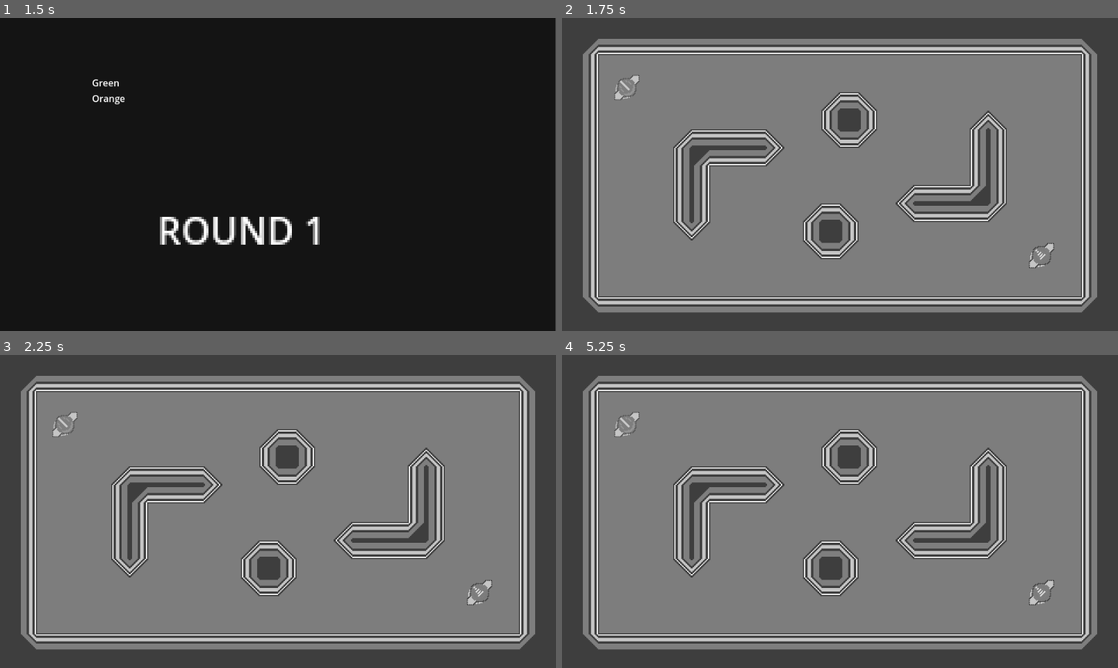
Above: before the commit, frames 1-4 (two rows, left to right).
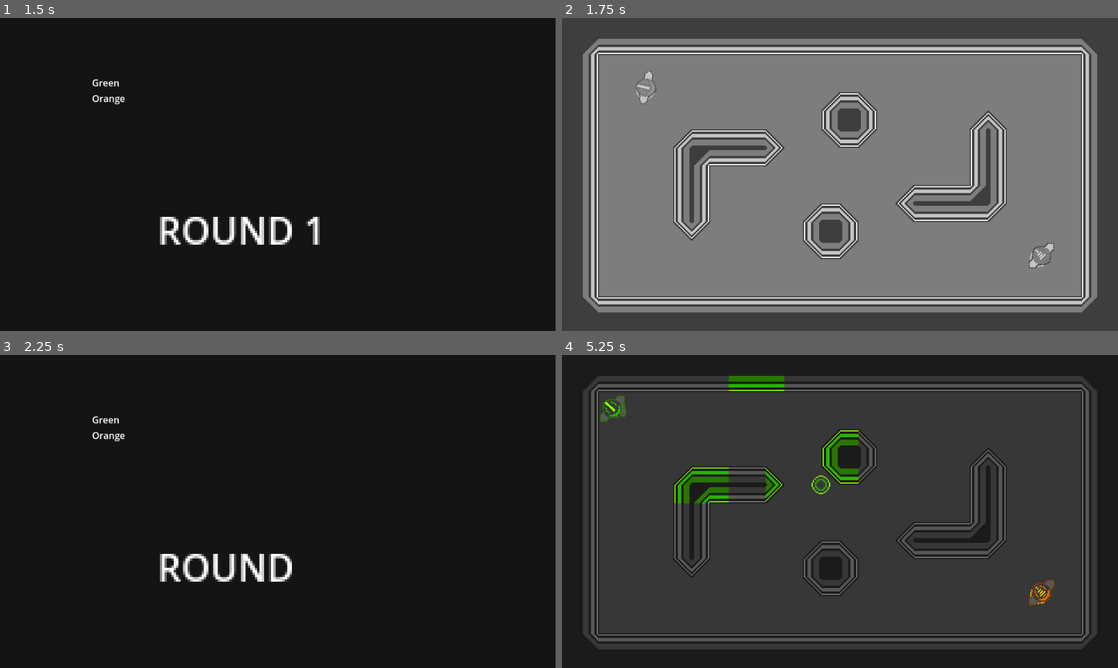
Above: after the commit, the same moments.

Repository: catgirl-software/nor2
Game: Godot game, scene res://scenes/game_scenes/title.tscn
The game is run twice, just before and just after one commit, with the same random seed, the same clock (stepped at 60 frames per second) and the same inputs.
Inputs (mouse positions are in pixels of both pictures, inside the frame that each line leads up to):
- Up to frame 1 (1.5 s): click "nort harder" at 0.5 s; tap Enter at 1.25 s; move the mouse to (400, 158) at 1.27 s; hold D (keyboard_right) from 1.28 s (still down); tap Space (keyboard_throw) at 1.35 s; click (400, 158) at 1.42 s
- Up to frame 2 (1.75 s): keep holding D (keyboard_right)
- Up to frame 3 (2.25 s): move the mouse to (166, 527) at 2.02 s; release D (keyboard_right) at 2.03 s; hold S (keyboard_down) from 2.03 s (still down); tap Space (keyboard_throw) at 2.1 s; click (166, 527) at 2.17 s
- Up to frame 4 (5.25 s): tap Space (keyboard_throw) at 2.75, 2.85, 3.6, 4.35, 5.1 s; move the mouse to (895, 442) at 2.77 s; release S (keyboard_down) at 2.78 s; hold D (keyboard_right) 2.78-3.53 s; click (895, 442) at 2.92 s; move the mouse to (812, 574) at 3.52 s; hold W (keyboard_up) 3.53-4.28 s; click (812, 574) at 3.67 s; move the mouse to (1006, 558) at 4.27 s; hold A (keyboard_left) from 4.28 s (still down); click (1006, 558) at 4.42 s; move the mouse to (673, 464) at 5.02 s; click (673, 464) at 5.17 s

Frame 1 is identical in both runs. In frame 2, 0.2% of the frame differs, in the area x 9-17%, y 16-28%; in frame 3, 100%; in frame 4, 100%, in the area x 0-100%, y 0-100%.

Commit message:
fix mouse aiming

Diff:
--- a/project.godot
+++ b/project.godot
@@ -182,4 +182,3 @@
 
 textures/canvas_textures/default_texture_filter=0
 rendering_device/driver="opengl3"
-renderer/rendering_method="gl_compatibility"
--- a/scenes/game_scenes/map1.tscn
+++ b/scenes/game_scenes/map1.tscn
@@ -30,7 +30,6 @@
 
 [node name="p1" parent="." instance=ExtResource("3_l8p3q")]
 position = Vector2(56, 60)
-input_type = 1
 
 [node name="p2" parent="." instance=ExtResource("3_l8p3q")]
 position = Vector2(414, 205)
--- a/sprites/player.gd
+++ b/sprites/player.gd
@@ -25,7 +25,7 @@
 func get_aim_direction():
 	match input_type:
 		InputType.Mouse:
-			return get_viewport().get_mouse_position() - self.position
+			return (get_viewport().get_mouse_position() - self.get_global_transform_with_canvas().origin).normalized()
 		InputType.Controller1:
 			return Input.get_vector("joystick_aim_1_nx", "joystick_aim_1_px", "joystick_aim_1_ny", "joystick_aim_1_py")
 		InputType.Controller2:
